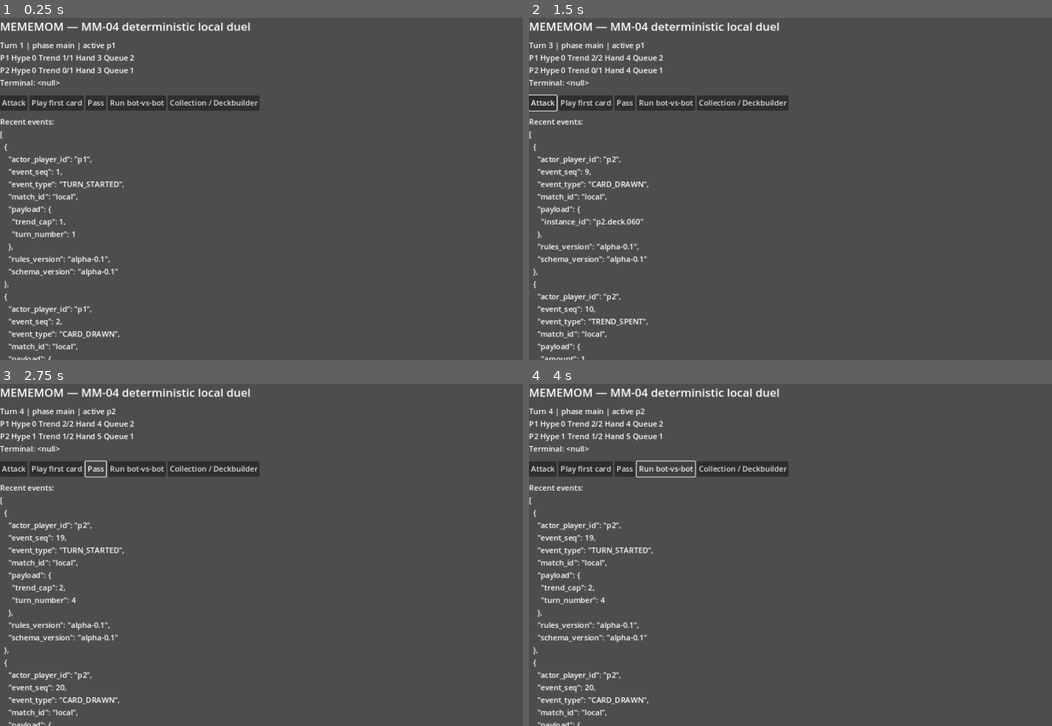
Above: before the commit, frames 1-4 (two rows, left to right).
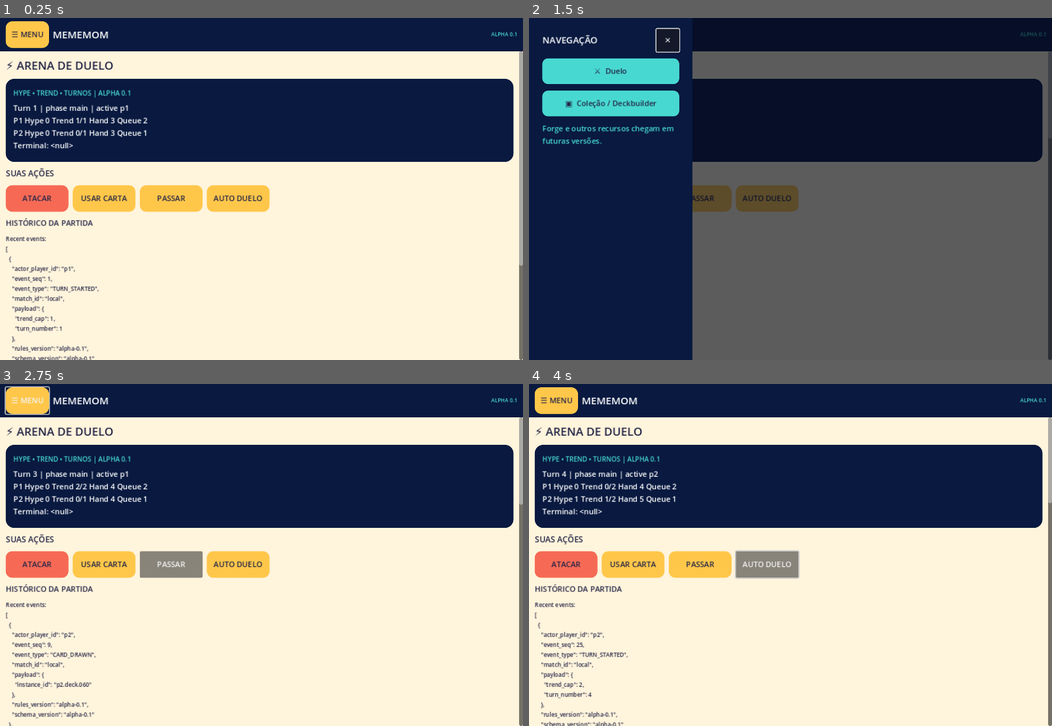
Above: after the commit, the same moments.

Repository: az1nn/meme-mon
Game: Godot game, scene res://scenes/Main.tscn
Two runs of this game, one before a commit and one after it. Both use one fixed random seed, a clock stepped at 60 frames per second and the inputs below.
Inputs (mouse positions are in pixels of both pictures, inside the frame that each line leads up to):
- Up to frame 1 (0.25 s): no input
- Up to frame 2 (1.5 s): click "Attack" (after the commit: "ATACAR") at 0.5 s; click (555, 35) at 1.25 s, where only the run after the commit has a clickable "☰ MENU"
- Up to frame 3 (2.75 s): click "Pass" (after the commit: "PASSAR") at 2 s
- Up to frame 4 (4 s): click "Play first card" (after the commit: "USAR CARTA") at 2.75 s; click "Run bot-vs-bot" (after the commit: "AUTO DUELO") at 3.5 s

The runs differ from the first frame. In frame 1, 100% of the frame differs, in the area x 0-100%, y 0-100%; in frame 2, 56%; in frame 3, 100%; in frame 4, 100%.

Commit message:
feat(art-002): responsive Godot hamburger navigation shell (#10)
* feat(art-002): reusable hamburger-only Godot navigation shell

* feat(art-002): use responsive hamburger shell in duel

* feat(art-002): responsive collection flow and single hamburger navigation

* test(art-002): shared hamburger navigation and responsive drawer contract

* ci(art-002): require shared navigation contract smoke

* docs(art-002): add ART-002-responsive-navigation.md wave boundary

* docs(art-002): add ART-002-responsive-navigation-plan.md wave boundary

* docs(art-002): add ART-002-responsive-navigation-tasks.md wave boundary

* docs(art-002): record exact initial PR-head CI pass

* docs(art-002): add scoped navigation verification and open visual gates

Diff:
--- a/src/presentation/collection.gd
+++ b/src/presentation/collection.gd
@@ -5,6 +5,7 @@
 
 const PROFILE_PATH := "user://mememom/profile.json"
 const ACTIVE_DECK := "starter"
+const NavigationShell = preload("res://src/presentation/navigation_shell.gd")
 
 var model = CollectionModel.new()
 var store = CollectionStore.new()
@@ -52,67 +53,99 @@
 	_render_cards()
 
 func _build_ui() -> void:
-	var root = VBoxContainer.new()
-	root.set_anchors_and_offsets_preset(Control.PRESET_FULL_RECT)
-	root.add_theme_constant_override("separation", 8)
-	add_child(root)
-	var title = Label.new()
-	title.text = "MEMEMOM — Collection / Deckbuilder (Alpha 0.1)"
+	var shell = NavigationShell.new()
+	add_child(shell)
+	shell.route_selected.connect(Callable(self, "_on_global_route"))
+	var root: VBoxContainer = shell.content
+
+	var title := Label.new()
+	title.text = "COLEÇÃO / DECKBUILDER"
+	title.add_theme_color_override("font_color", NavigationShell.INK)
 	title.add_theme_font_size_override("font_size", 22)
 	root.add_child(title)
-
-	var toolbar = HBoxContainer.new()
-	root.add_child(toolbar)
+	var info := Label.new()
+	info.text = "Cartas locais de teste Alpha 0.1 — não são Canon."
+	info.autowrap_mode = TextServer.AUTOWRAP_WORD_SMART
+	info.add_theme_color_override("font_color", NavigationShell.INK)
+	root.add_child(info)
+
 	query_input = LineEdit.new()
-	query_input.placeholder_text = "Search card name or ID"
+	query_input.placeholder_text = "Buscar carta por nome ou ID"
+	query_input.custom_minimum_size = Vector2(0, 48)
 	query_input.size_flags_horizontal = Control.SIZE_EXPAND_FILL
 	query_input.text_changed.connect(Callable(self, "_on_filter_changed"))
-	toolbar.add_child(query_input)
+	root.add_child(query_input)
+
+	var toolbar := HFlowContainer.new()
+	toolbar.add_theme_constant_override("h_separation", 8)
+	toolbar.add_theme_constant_override("v_separation", 8)
+	root.add_child(toolbar)
 	kind_filter = _add_filter(toolbar, ["All kinds", "mememom", "reaction", "format"])
 	type_filter = _add_filter(toolbar, ["All types", "classic", "reaction", "brainrot", "surreal", "wholesome"])
 	tier_filter = _add_filter(toolbar, ["All tiers", "standard", "headliner"])
 
-	var deck_toolbar = HBoxContainer.new()
+	deck_label = Label.new()
+	deck_label.autowrap_mode = TextServer.AUTOWRAP_WORD_SMART
+	deck_label.add_theme_color_override("font_color", NavigationShell.INK)
+	deck_label.add_theme_font_size_override("font_size", 18)
+	root.add_child(deck_label)
+
+	var deck_toolbar := HFlowContainer.new()
+	deck_toolbar.add_theme_constant_override("h_separation", 8)
+	deck_toolbar.add_theme_constant_override("v_separation", 8)
 	root.add_child(deck_toolbar)
 	deck_picker = OptionButton.new()
+	deck_picker.custom_minimum_size = Vector2(140, 48)
 	deck_picker.item_selected.connect(Callable(self, "_on_pick_deck"))
 	deck_toolbar.add_child(deck_picker)
 	deck_name_input = LineEdit.new()
-	deck_name_input.placeholder_text = "Name for new deck"
+	deck_name_input.placeholder_text = "Nome do novo deck"
+	deck_name_input.custom_minimum_size = Vector2(140, 48)
 	deck_name_input.size_flags_horizontal = Control.SIZE_EXPAND_FILL
 	deck_toolbar.add_child(deck_name_input)
-	var create_button = Button.new()
-	create_button.text = "New deck"
+	var create_button := Button.new()
+	create_button.text = "CRIAR DECK"
+	create_button.custom_minimum_size = Vector2(125, 48)
 	create_button.pressed.connect(Callable(self, "_create_new_deck"))
 	deck_toolbar.add_child(create_button)
 
-	deck_label = Label.new()
-	root.add_child(deck_label)
-	var scroll = ScrollContainer.new()
-	scroll.size_flags_vertical = Control.SIZE_EXPAND_FILL
-	root.add_child(scroll)
+	var cards_title := Label.new()
+	cards_title.text = "SUAS CARTAS"
+	cards_title.add_theme_color_override("font_color", NavigationShell.INK)
+	cards_title.add_theme_font_size_override("font_size", 17)
+	root.add_child(cards_title)
 	owned_list = VBoxContainer.new()
 	owned_list.size_flags_horizontal = Control.SIZE_EXPAND_FILL
-	scroll.add_child(owned_list)
-
-	var buttons = HBoxContainer.new()
+	owned_list.add_theme_constant_override("separation", 9)
+	root.add_child(owned_list)
+
+	var buttons := HFlowContainer.new()
+	buttons.add_theme_constant_override("h_separation", 8)
+	buttons.add_theme_constant_override("v_separation", 8)
 	root.add_child(buttons)
-	for action in [["Save local profile", "_save"], ["Reload profile", "_reload"], ["Play selected deck", "_play"], ["Back to duel", "_back"]]:
-		var button = Button.new()
+	for action in [["SALVAR", "_save"], ["RECARREGAR", "_reload"], ["JOGAR COM DECK", "_play"]]:
+		var button := Button.new()
 		button.text = action[0]
+		button.custom_minimum_size = Vector2(125, 52)
 		button.pressed.connect(Callable(self, action[1]))
 		buttons.add_child(button)
 	feedback_label = Label.new()
 	feedback_label.autowrap_mode = TextServer.AUTOWRAP_WORD_SMART
+	feedback_label.add_theme_color_override("font_color", NavigationShell.INK)
 	root.add_child(feedback_label)
 
-func _add_filter(parent: HBoxContainer, options: Array) -> OptionButton:
-	var control = OptionButton.new()
+func _add_filter(parent: Container, options: Array) -> OptionButton:
+	var control := OptionButton.new()
+	control.custom_minimum_size = Vector2(108, 48)
 	for option in options:
 		control.add_item(str(option))
 	control.item_selected.connect(Callable(self, "_on_filter_changed"))
 	parent.add_child(control)
 	return control
+
+func _on_global_route(route: String) -> void:
+	if route == "duel":
+		_back()
 
 func _selected_option(control: OptionButton) -> String:
 	if control.selected <= 0:
@@ -172,13 +205,16 @@
 		var used := _used_copies(str(card["edition_id"]))
 		label.text = "%s | %s / %s | owned %d, deck %d" % [card["name"], card["kind"], card["type"], card["owned"], used]
 		label.size_flags_horizontal = Control.SIZE_EXPAND_FILL
+		label.autowrap_mode = TextServer.AUTOWRAP_WORD_SMART
 		row.add_child(label)
 		var add_button = Button.new()
 		add_button.text = "+"
+		add_button.custom_minimum_size = Vector2(48, 48)
 		add_button.pressed.connect(Callable(self, "_add").bind(str(card["edition_id"])))
 		row.add_child(add_button)
 		var remove_button = Button.new()
 		remove_button.text = "−"
+		remove_button.custom_minimum_size = Vector2(48, 48)
 		remove_button.pressed.connect(Callable(self, "_remove").bind(str(card["edition_id"])))
 		row.add_child(remove_button)
 	_render_deck()
--- a/src/presentation/main.gd
+++ b/src/presentation/main.gd
@@ -6,6 +6,7 @@
 const CollectionStore = preload("res://src/data/collection_store.gd")
 const DeckValidator = preload("res://src/domain/deck_validator.gd")
 const PROFILE_PATH := "user://mememom/profile.json"
+const NavigationShell = preload("res://src/presentation/navigation_shell.gd")
 
 var engine = DuelEngine.new()
 var bot = DeterministicBot.new("p2")
@@ -58,27 +59,83 @@
 	_render()
 
 func _build_ui() -> void:
-	var root: VBoxContainer = VBoxContainer.new()
-	root.set_anchors_and_offsets_preset(Control.PRESET_FULL_RECT)
-	root.add_theme_constant_override("separation", 12)
-	add_child(root)
-	var title: Label = Label.new()
-	title.text = "MEMEMOM — MM-04 deterministic local duel"
-	title.add_theme_font_size_override("font_size", 24)
-	root.add_child(title)
+	var shell = NavigationShell.new()
+	add_child(shell)
+	shell.route_selected.connect(Callable(self, "_on_global_route"))
+	var root: VBoxContainer = shell.content
+
+	var intro := Label.new()
+	intro.text = "⚡ ARENA DE DUELO"
+	intro.add_theme_color_override("font_color", NavigationShell.INK)
+	intro.add_theme_font_size_override("font_size", 24)
+	root.add_child(intro)
+
+	var arena := PanelContainer.new()
+	arena.add_theme_stylebox_override("panel", _arena_style())
+	root.add_child(arena)
+	var arena_body := VBoxContainer.new()
+	arena_body.add_theme_constant_override("separation", 10)
+	arena.add_child(arena_body)
+	var hint := Label.new()
+	hint.text = "HYPE • TREND • TURNOS | ALPHA 0.1"
+	hint.add_theme_color_override("font_color", NavigationShell.CYAN)
+	hint.add_theme_font_size_override("font_size", 14)
+	arena_body.add_child(hint)
 	status_label = Label.new()
 	status_label.autowrap_mode = TextServer.AUTOWRAP_WORD_SMART
-	root.add_child(status_label)
-	var actions: HBoxContainer = HBoxContainer.new()
+	status_label.add_theme_color_override("font_color", Color.WHITE)
+	status_label.add_theme_font_size_override("font_size", 16)
+	arena_body.add_child(status_label)
+
+	var buttons_title := Label.new()
+	buttons_title.text = "SUAS AÇÕES"
+	buttons_title.add_theme_color_override("font_color", NavigationShell.INK)
+	buttons_title.add_theme_font_size_override("font_size", 17)
+	root.add_child(buttons_title)
+	var actions := HFlowContainer.new()
+	actions.add_theme_constant_override("h_separation", 9)
+	actions.add_theme_constant_override("v_separation", 9)
 	root.add_child(actions)
-	for spec in [["Attack", "_on_attack"], ["Play first card", "_on_play"], ["Pass", "_on_pass"], ["Run bot-vs-bot", "_on_autorun"], ["Collection / Deckbuilder", "_on_collection"]]:
-		var button: Button = Button.new()
+	for spec in [["ATACAR", "_on_attack"], ["USAR CARTA", "_on_play"], ["PASSAR", "_on_pass"], ["AUTO DUELO", "_on_autorun"]]:
+		var button := Button.new()
 		button.text = spec[0]
+		button.custom_minimum_size = Vector2(132, 56)
+		button.focus_mode = Control.FOCUS_ALL
+		button.add_theme_color_override("font_color", NavigationShell.INK)
+		var skin := StyleBoxFlat.new()
+		skin.bg_color = NavigationShell.CORAL if spec[1] == "_on_attack" else NavigationShell.YELLOW
+		skin.set_corner_radius_all(14)
+		skin.content_margin_left = 12.0
+		skin.content_margin_right = 12.0
+		skin.content_margin_top = 10.0
+		skin.content_margin_bottom = 10.0
+		button.add_theme_stylebox_override("normal", skin)
 		button.pressed.connect(Callable(self, spec[1]))
 		actions.add_child(button)
+
+	var history_title := Label.new()
+	history_title.text = "HISTÓRICO DA PARTIDA"
+	history_title.add_theme_color_override("font_color", NavigationShell.INK)
+	root.add_child(history_title)
 	event_label = Label.new()
 	event_label.autowrap_mode = TextServer.AUTOWRAP_WORD_SMART
+	event_label.add_theme_color_override("font_color", NavigationShell.INK)
+	event_label.add_theme_font_size_override("font_size", 12)
 	root.add_child(event_label)
+
+func _arena_style() -> StyleBoxFlat:
+	var style := StyleBoxFlat.new()
+	style.bg_color = NavigationShell.NAVY
+	style.set_corner_radius_all(18)
+	style.content_margin_left = 16.0
+	style.content_margin_top = 20.0
+	style.content_margin_right = 16.0
+	style.content_margin_bottom = 20.0
+	return style
+
+func _on_global_route(route: String) -> void:
+	if route == "collection":
+		_on_collection()
 
 func _intent(kind: String, payload: Dictionary = {}) -> Dictionary:
 	return {
--- /dev/null
+++ b/src/presentation/navigation_shell.gd
@@ -0,0 +1,203 @@
+extends Control
+## ART-002: one global navigation entry for desktop, web and touch.
+## Presentational only: emits routes, never owns duel/deck rules.
+
+signal route_selected(route: String)
+
+const INK := Color(0.13, 0.14, 0.27)
+const NAVY := Color(0.035, 0.10, 0.25)
+const CREAM := Color(1.0, 0.956, 0.862)
+const CYAN := Color(0.28, 0.85, 0.82)
+const CORAL := Color(0.965, 0.416, 0.333)
+const YELLOW := Color(1.0, 0.78, 0.29)
+
+var content: VBoxContainer
+var menu_button: Button
+var menu_overlay: Control
+var menu_panel: PanelContainer
+var outside_area: ColorRect
+
+func _ready() -> void:
+	set_anchors_and_offsets_preset(Control.PRESET_FULL_RECT)
+	mouse_filter = Control.MOUSE_FILTER_PASS
+	_build()
+	resized.connect(Callable(self, "_fit_drawer"))
+	_fit_drawer()
+
+func _build() -> void:
+	var backdrop := ColorRect.new()
+	backdrop.color = CREAM
+	backdrop.set_anchors_and_offsets_preset(Control.PRESET_FULL_RECT)
+	backdrop.mouse_filter = Control.MOUSE_FILTER_IGNORE
+	add_child(backdrop)
+
+	var column := VBoxContainer.new()
+	column.set_anchors_and_offsets_preset(Control.PRESET_FULL_RECT)
+	column.add_theme_constant_override("separation", 0)
+	add_child(column)
+
+	var header := PanelContainer.new()
+	header.add_theme_stylebox_override("panel", _surface(NAVY, 0))
+	column.add_child(header)
+	var header_row := HBoxContainer.new()
+	header_row.add_theme_constant_override("separation", 8)
+	header.add_child(header_row)
+
+	menu_button = Button.new()
+	menu_button.name = "MenuTrigger"
+	menu_button.text = "☰ MENU"
+	menu_button.tooltip_text = "Abrir menu de navegação"
+	menu_button.custom_minimum_size = Vector2(88, 56)
+	menu_button.focus_mode = Control.FOCUS_ALL
+	menu_button.add_theme_color_override("font_color", INK)
+	menu_button.add_theme_stylebox_override("normal", _surface(YELLOW, 14))
+	menu_button.pressed.connect(Callable(self, "open_menu"))
+	header_row.add_child(menu_button)
+
+	var logo := Label.new()
+	logo.text = "MEMEMOM"
+	logo.size_flags_horizontal = Control.SIZE_EXPAND_FILL
+	logo.add_theme_color_override("font_color", Color.WHITE)
+	logo.add_theme_font_size_override("font_size", 21)
+	logo.vertical_alignment = VERTICAL_ALIGNMENT_CENTER
+	logo.clip_text = true
+	header_row.add_child(logo)
+
+	var version := Label.new()
+	version.text = "ALPHA 0.1"
+	version.add_theme_color_override("font_color", CYAN)
+	version.add_theme_font_size_override("font_size", 11)
+	version.vertical_alignment = VERTICAL_ALIGNMENT_CENTER
+	header_row.add_child(version)
+
+	var viewport_scroll := ScrollContainer.new()
+	viewport_scroll.name = "PageScroll"
+	viewport_scroll.size_flags_vertical = Control.SIZE_EXPAND_FILL
+	viewport_scroll.horizontal_scroll_mode = ScrollContainer.SCROLL_MODE_DISABLED
+	column.add_child(viewport_scroll)
+	var page_margin := MarginContainer.new()
+	page_margin.size_flags_horizontal = Control.SIZE_EXPAND_FILL
+	for side in ["margin_left", "margin_right", "margin_top", "margin_bottom"]:
+		page_margin.add_theme_constant_override(side, 12)
+	viewport_scroll.add_child(page_margin)
+	content = VBoxContainer.new()
+	content.name = "PageContent"
+	content.size_flags_horizontal = Control.SIZE_EXPAND_FILL
+	content.add_theme_constant_override("separation", 12)
+	page_margin.add_child(content)
+
+	menu_overlay = Control.new()
+	menu_overlay.name = "NavigationOverlay"
+	menu_overlay.set_anchors_and_offsets_preset(Control.PRESET_FULL_RECT)
+	menu_overlay.mouse_filter = Control.MOUSE_FILTER_STOP
+	add_child(menu_overlay)
+
+	outside_area = ColorRect.new()
+	outside_area.name = "OutsideDismiss"
+	outside_area.color = Color(0.02, 0.04, 0.10, 0.65)
+	outside_area.set_anchors_and_offsets_preset(Control.PRESET_FULL_RECT)
+	outside_area.mouse_filter = Control.MOUSE_FILTER_STOP
+	outside_area.gui_input.connect(Callable(self, "_outside_input"))
+	menu_overlay.add_child(outside_area)
+
+	menu_panel = PanelContainer.new()
+	menu_panel.name = "MenuDrawer"
+	menu_panel.anchor_bottom = 1.0
+	menu_panel.offset_bottom = 0.0
+	menu_panel.add_theme_stylebox_override("panel", _surface(NAVY, 0))
+	menu_overlay.add_child(menu_panel)
+	var drawer_margin := MarginContainer.new()
+	for side in ["margin_left", "margin_right", "margin_top", "margin_bottom"]:
+		drawer_margin.add_theme_constant_override(side, 16)
+	menu_panel.add_child(drawer_margin)
+	var entries := VBoxContainer.new()
+	entries.add_theme_constant_override("separation", 14)
+	drawer_margin.add_child(entries)
+
+	var top := HBoxContainer.new()
+	entries.add_child(top)
+	var menu_title := Label.new()
+	menu_title.text = "NAVEGAÇÃO"
+	menu_title.size_flags_horizontal = Control.SIZE_EXPAND_FILL
+	menu_title.add_theme_color_override("font_color", Color.WHITE)
+	menu_title.add_theme_font_size_override("font_size", 19)
+	top.add_child(menu_title)
+	var close_button := Button.new()
+	close_button.name = "CloseMenu"
+	close_button.text = "✕"
+	close_button.tooltip_text = "Fechar menu"
+	close_button.custom_minimum_size = Vector2(48, 48)
+	close_button.focus_mode = Control.FOCUS_ALL
+	close_button.pressed.connect(Callable(self, "close_menu"))
+	top.add_child(close_button)
+	_add_route(entries, "⚔  Duelo", "duel")
+	_add_route(entries, "▣  Coleção / Deckbuilder", "collection")
+	var note := Label.new()
+	note.text = "Forge e outros recursos chegam em futuras versões."
+	note.autowrap_mode = TextServer.AUTOWRAP_WORD_SMART
+	note.add_theme_color_override("font_color", CYAN)
+	entries.add_child(note)
+
+	menu_overlay.visible = false
+
+func _surface(color: Color, radius: int = 16) -> StyleBoxFlat:
+	var box := StyleBoxFlat.new()
+	box.bg_color = color
+	box.corner_radius_top_left = radius
+	box.corner_radius_top_right = radius
+	box.corner_radius_bottom_left = radius
+	box.corner_radius_bottom_right = radius
+	box.content_margin_left = 12.0
+	box.content_margin_right = 12.0
+	box.content_margin_top = 7.0
+	box.content_margin_bottom = 7.0
+	return box
+
+func _add_route(parent: VBoxContainer, label: String, route: String) -> void:
+	var button := Button.new()
+	button.text = label
+	button.name = "Route_" + route
+	button.custom_minimum_size = Vector2(0, 54)
+	button.focus_mode = Control.FOCUS_ALL
+	button.add_theme_color_override("font_color", INK)
+	button.add_theme_stylebox_override("normal", _surface(CYAN, 12))
+	button.pressed.connect(Callable(self, "_navigate").bind(route))
+	parent.add_child(button)
+
+func _navigate(route: String) -> void:
+	close_menu()
+	route_selected.emit(route)
+
+func is_menu_open() -> bool:
+	return menu_overlay != null and menu_overlay.visible
+
+func open_menu() -> void:
+	if is_menu_open():
+		return
+	menu_overlay.visible = true
+	_fit_drawer()
+	var close_button := menu_panel.find_child("CloseMenu", true, false) as Button
+	if close_button != null:
+		close_button.grab_focus()
+
+func close_menu() -> void:
+	if not is_menu_open():
+		return
+	menu_overlay.visible = false
+	if menu_button != null and is_inside_tree():
+		menu_button.grab_focus()
+
+func _outside_input(event: InputEvent) -> void:
+	if (event is InputEventMouseButton or event is InputEventScreenTouch) and event.pressed:
+		close_menu()
+		accept_event()
+
+func _unhandled_input(event: InputEvent) -> void:
+	if is_menu_open() and event is InputEventKey and event.pressed:
+		if event.keycode == KEY_ESCAPE or event.keycode == KEY_BACK:
+			close_menu()
+			get_viewport().set_input_as_handled()
+
+func _fit_drawer() -> void:
+	if menu_panel != null:
+		menu_panel.offset_right = minf(344.0, size.x * 0.87)
--- /dev/null
+++ b/tests/run_art002_tests.gd
@@ -0,0 +1,55 @@
+extends SceneTree
+## ART-002: deterministic smoke of shared global navigation, not a visual sign-off.
+
+const NavigationShell = preload("res://src/presentation/navigation_shell.gd")
+
+var checks: int = 0
+var failures: Array = []
+var selected_route: String = ""
+
+func _init() -> void:
+	call_deferred("_run")
+
+func _check(value: bool, label: String) -> void:
+	checks += 1
+	if not value:
+		failures.append(label)
+
+func _on_route(route: String) -> void:
+	selected_route = route
+
+func _run() -> void:
+	var shell = NavigationShell.new()
+	get_root().add_child(shell)
+	shell.route_selected.connect(Callable(self, "_on_route"))
+	_check(shell.content != null, "page content exists")
+	_check(shell.menu_button != null, "single hamburger trigger exists")
+	_check(shell.menu_button.custom_minimum_size.y >= 44.0, "hamburger touch size")
+	_check(not shell.is_menu_open(), "global menu closed by default")
+	_check(shell.menu_overlay != null, "drawer overlay available")
+	_check(shell.menu_panel != null, "drawer available")
+	_check(shell.find_child("Route_duel", true, false) != null, "duel route available")
+	_check(shell.find_child("Route_collection", true, false) != null, "collection route available")
+	_check(shell.find_child("Route_forge", true, false) == null, "unimplemented Forge route absent")
+	shell.open_menu()
+	_check(shell.is_menu_open(), "hamburger opens menu")
+	shell.close_menu()
+	_check(not shell.is_menu_open(), "close dismisses menu")
+	shell.open_menu()
+	shell._navigate("collection")
+	_check(not shell.is_menu_open(), "route closes menu")
+	_check(selected_route == "collection", "collection route emitted")
+	for width in [360, 390, 768, 1100]:
+		shell.size = Vector2(float(width), 720.0)
+		shell._fit_drawer()
+		_check(shell.menu_panel.offset_right <= minf(344.0, float(width) * 0.87) + 1.0, "drawer fits width %d" % width)
+		_check(shell.menu_panel.offset_right >= 0.0, "nonnegative drawer width %d" % width)
+	shell.queue_free()
+	print("ART-002 navigation checks: %d, failures: %d" % [checks, failures.size()])
+	for failure in failures:
+		push_error(failure)
+	if failures.is_empty():
+		print("ART-002 NAVIGATION GATES PASS")
+		quit(0)
+	else:
+		quit(1)
Not shown, changed: .github/workflows/godot-ci.yml
Not shown, added: docs/plans/ART-002-responsive-navigation-plan.md
Not shown, added: docs/reports/ART-002-wave1-verification.md
Not shown, added: docs/specs/ART-002-responsive-navigation.md
Not shown, added: docs/tasks/ART-002-responsive-navigation-tasks.md
